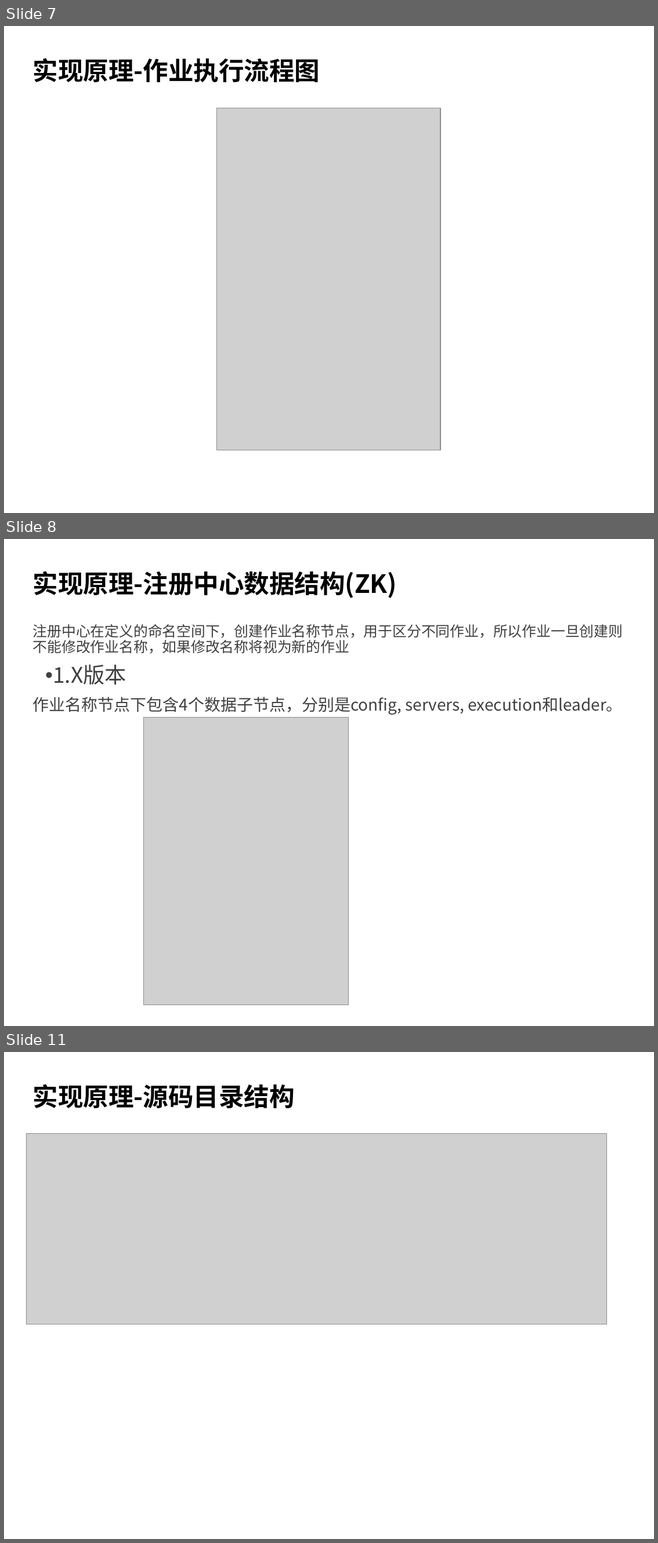
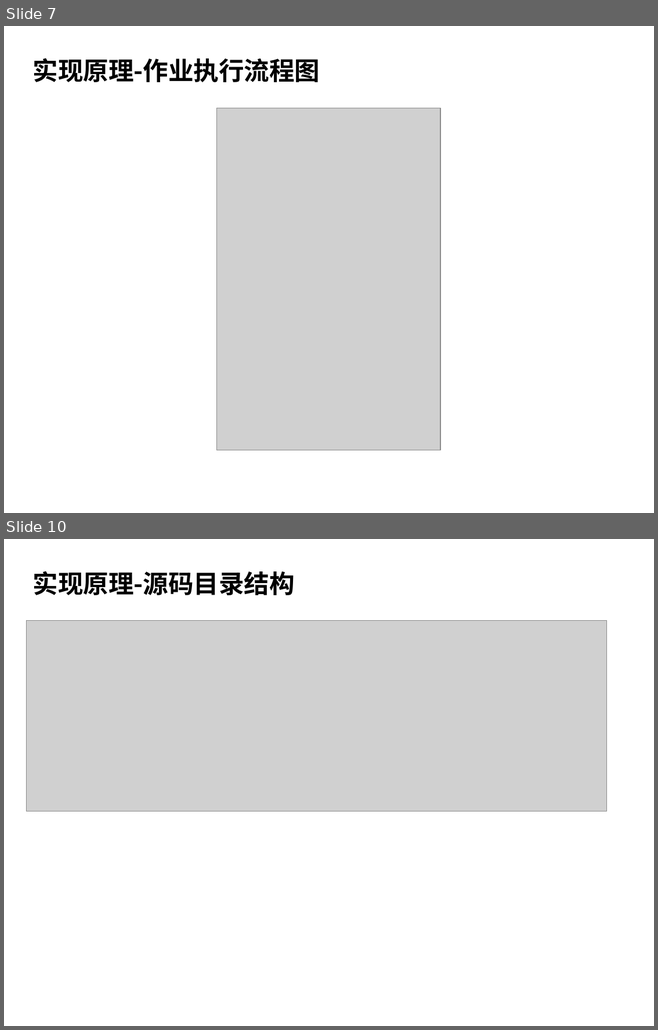
Before and after one commit to alexysh/document, a slide deck: training/iqiyi/Elastic-job.pptx. Shown one above the other, each under a label of ours: slides 7, 8 and 11 before the commit, slides 7 and 10 after it; the slides between them are not shown. The pictures are 658x1543 and 658x1030 pixels, drawn with LibreOffice and Linux fonts; fonts in the diff are those of the drawing; grey boxes stand for pictures; background and template pictures are left out. Boxes give left, top, right and bottom in pixels: in the first picture for what was removed or moved away, otherwise in the second. Text is boxed around its words. In the diff, an @@ line names an element or a change of style, - is before the commit and + after.

```diff
--- a/training/iqiyi/Elastic-job.pptx
+++ b/training/iqiyi/Elastic-job.pptx
@@ slide 8 removed at (4,539,654,1026), background picture (left out) @@
@@ title removed at (33,571,397,598) @@
-实现原理-注册中心数据结构(ZK)
@@ text removed at (33,624,623,715) @@
-注册中心在定义的命名空间下，创建作业名称节点，用于区分不同作业，所以作业一旦创建则不能修改作业名称，如果修改名称将视为新的作业
-• 1.X版本
-作业名称节点下包含4个数据子节点，分别是config, servers, execution和leader。
@@ picture removed at (143,718,349,1005) @@
@@ what was slide 11 is now slide 10 @@
```
Also in this commit, not shown: 7 slides changed, 4 slides added.
